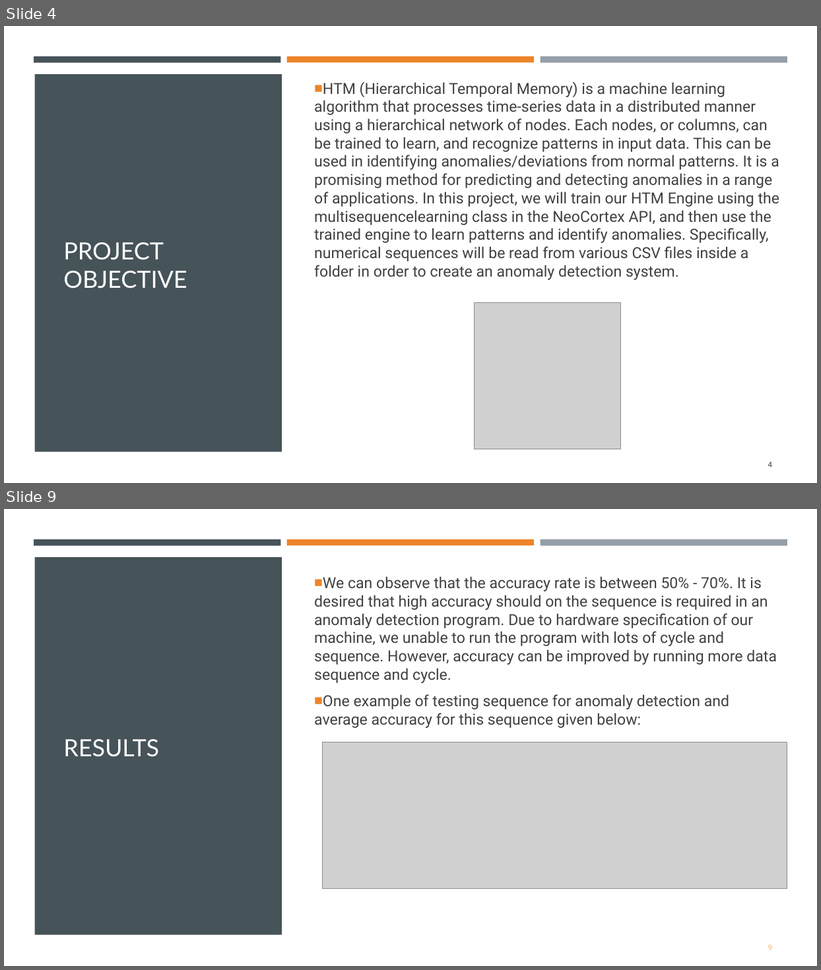
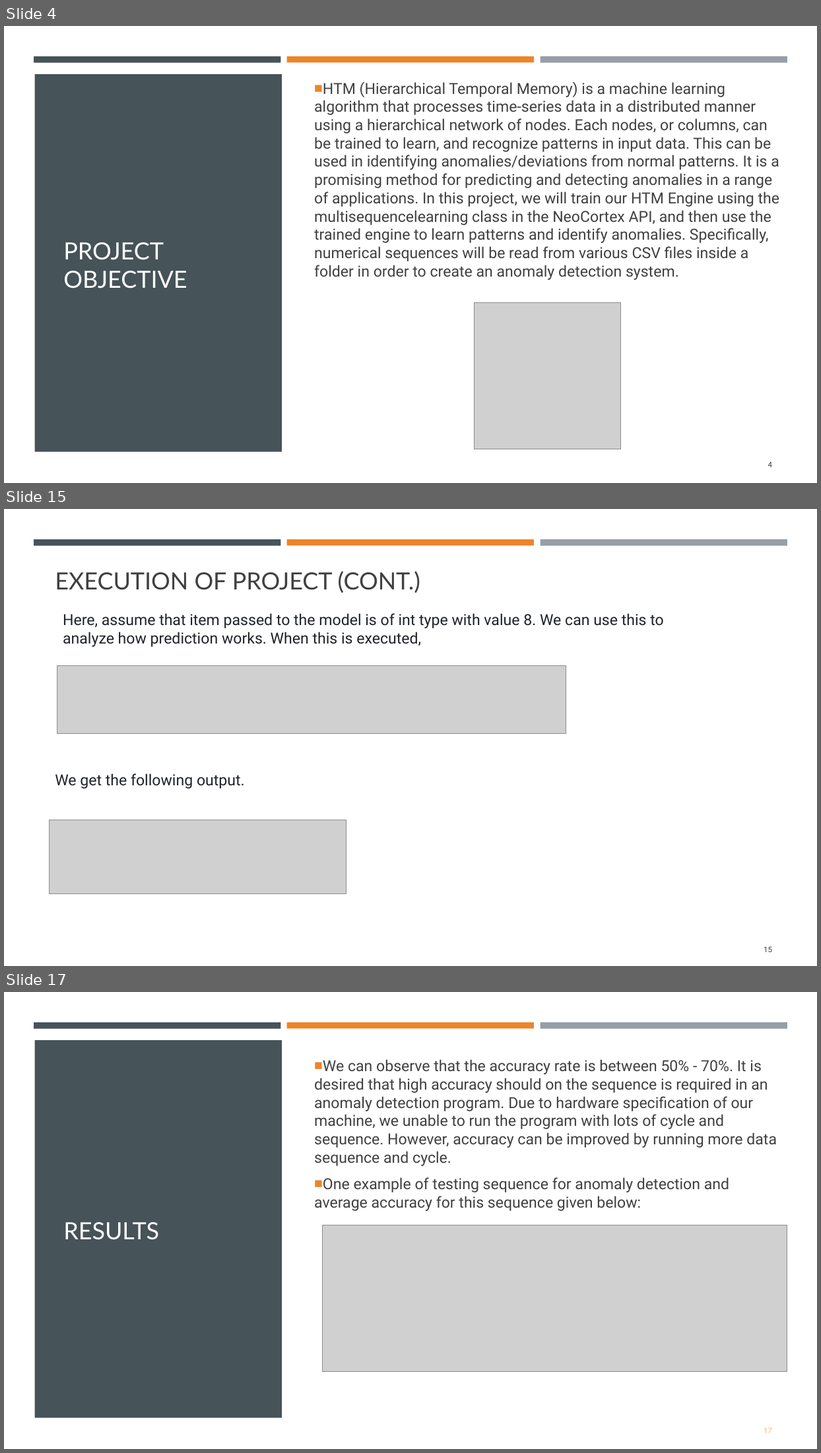
Before and after one commit to mahbubur-r/neocortexapi, a slide deck: source/MySEProject/Documentation/ML2324-8 Implement Anomaly Detection Sample.pptx. Shown one above the other, each under a label of ours: slides 4 and 9 before the commit, slides 4, 15 and 17 after it; the slides between them are not shown. The pictures are 821x970 and 821x1453 pixels, drawn with LibreOffice and Linux fonts; fonts in the diff are those of the drawing; grey boxes stand for pictures. Boxes give left, top, right and bottom in pixels: in the first picture for what was removed or moved away, otherwise in the second. Text is boxed around its words. In the diff, an @@ line names an element or a change of style, - is before the commit and + after.

Commit message:
slight changes project doc and updated it

```diff
--- a/source/MySEProject/Documentation/ML2324-8 Implement Anomaly Detection Sample.pptx
+++ b/source/MySEProject/Documentation/ML2324-8 Implement Anomaly Detection Sample.pptx
@@ slide 15 added at box(4, 509, 817, 966), background #FFFFFF @@
@@ rectangle added at box(34, 539, 281, 545), fill #465359 @@
@@ rectangle added at box(287, 539, 534, 545), fill #ED8428 @@
@@ rectangle added at box(540, 539, 787, 546), fill #969FA7 @@
@@ title added at box(55, 571, 420, 593), 28 pt, text #404040 @@
+EXECUTION OF PROJECT (CONT.)
@@ text added at box(63, 613, 663, 647), 18 pt, text #1F2328 @@
+Here, assume that item passed to the model is of int type with value 8. We can use this to analyze how prediction works. When this is executed,
@@ picture added at box(57, 666, 566, 733) @@
@@ text added at box(55, 774, 245, 789), 18 pt, text #1F2328 @@
+We get the following output.
@@ picture added at box(49, 820, 347, 894) @@
@@ page number added at box(764, 947, 772, 953), 9 pt, text #404040 @@
+15
@@ what was slide 9 is now slide 17 @@
@@ page number at box(764, 1428, 772, 1434): text changed @@
-9
+17
```
Also in this commit, not shown: 5 slides changed, 7 other slides added, 1 other file.
